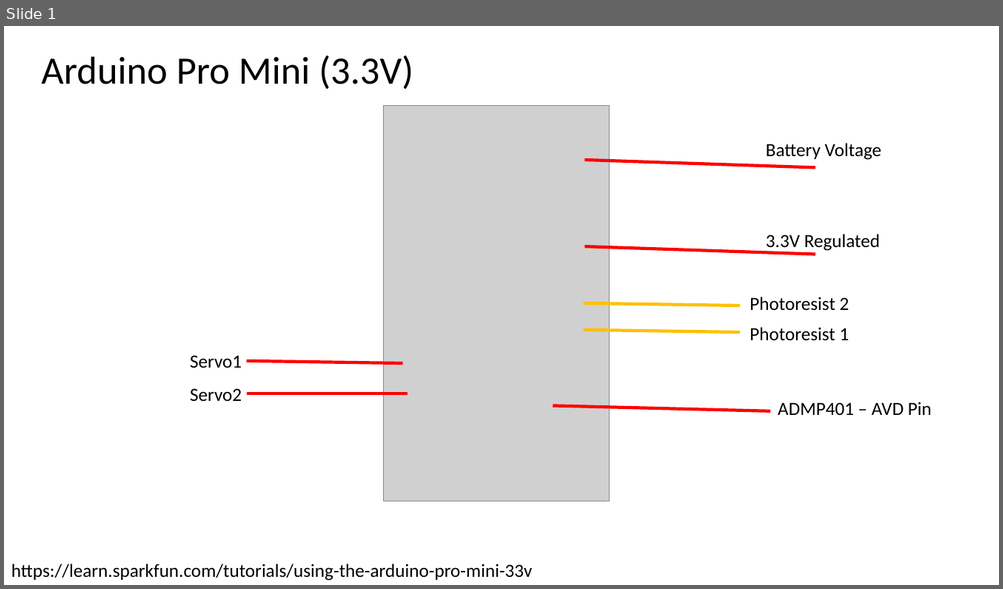
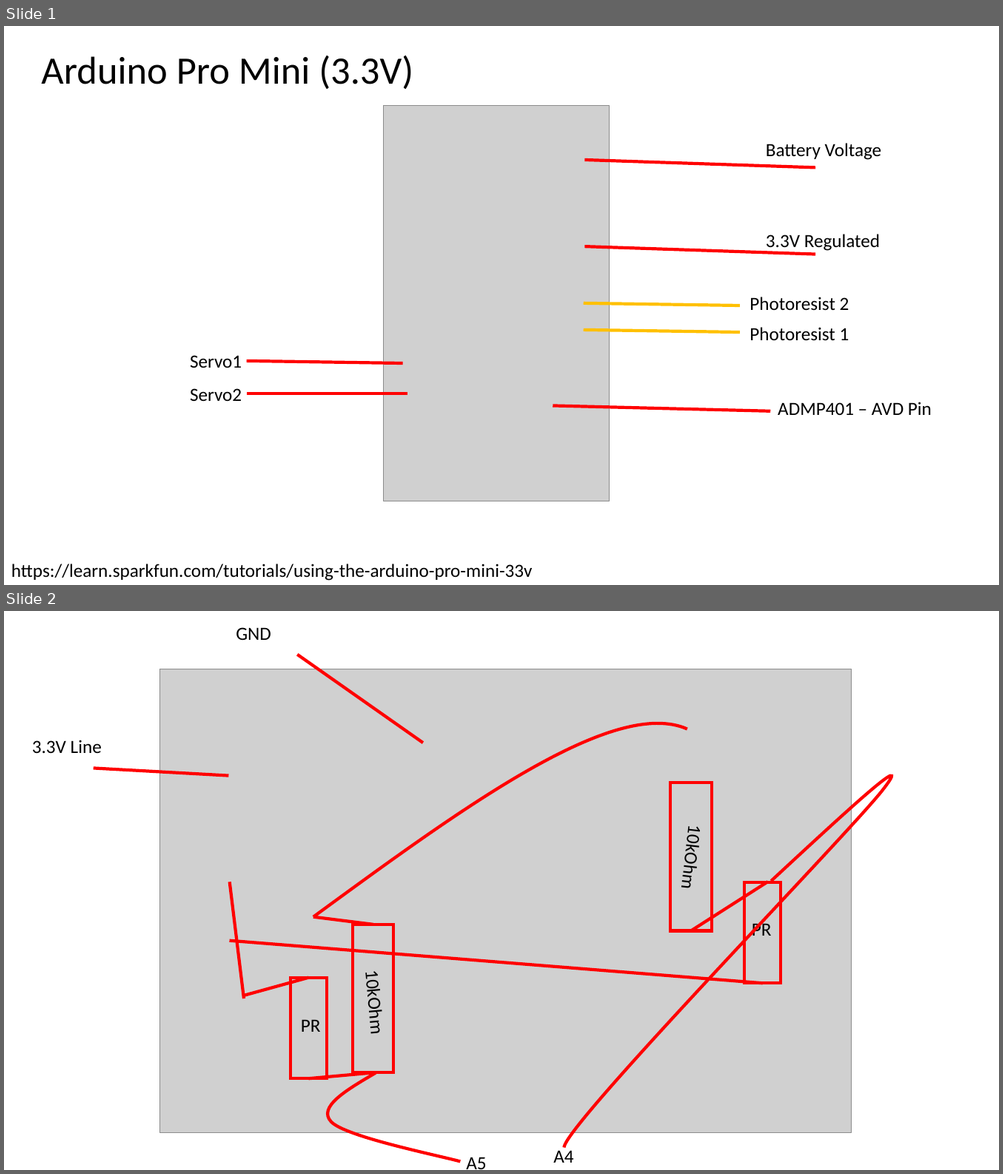
Before and after one commit to wsavoie/ArduinoSmarticle, a slide deck: docs/wiring.pptx. Shown one above the other, each under a label of ours: slide 1 before the commit, slides 1 and 2 after it. The pictures are 1003x589 and 1003x1174 pixels, drawn with LibreOffice and Linux fonts; fonts in the diff are those of the drawing; grey boxes stand for pictures. Boxes give left, top, right and bottom in pixels: in the first picture for what was removed or moved away, otherwise in the second. Text is boxed around its words. In the diff, an @@ line names an element or a change of style, - is before the commit and + after.

```diff
--- a/docs/wiring.pptx
+++ b/docs/wiring.pptx
@@ slide 2 added at (4,611,999,1170), background #FFFFFF @@
@@ text added at (236,627,271,640), 18 pt, text #000000 @@
+GND
@@ line added from (423, 743) to (297, 654), #FF0000 3 pt @@
@@ picture added at (160,669,851,1133) @@
@@ text added at (32,740,102,753), 18 pt, text #000000 @@
+3.3V Line
@@ freeform shape added at (313,723,688,917), outline #FF0000 3 pt @@
@@ line added from (228, 776) to (94, 769), #FF0000 3 pt @@
@@ freeform shape added at (563,776,891,1148), outline #FF0000 3 pt @@
@@ rectangle added at (670,783,711,931), outline #FF0000 3 pt @@
@@ text added at (677,831,706,887), 18 pt, text #000000 @@
+10kOhm
@@ line added from (244, 999) to (229, 882), #FF0000 3 pt @@
@@ line added from (768, 882) to (691, 931), #FF0000 3 pt @@
@@ rectangle added at (744,883,781,983), outline #FF0000 3 pt @@
@@ line added from (373, 924) to (313, 917), #FF0000 3 pt @@
@@ text added at (751,921,771,936), 18 pt, text #000000 @@
+PR
@@ line added from (762, 983) to (229, 941), #FF0000 3 pt @@
@@ rectangle added at (353,924,393,1073), outline #FF0000 3 pt @@
@@ line added from (373, 924) to (373, 924), #5B9BD5 0.5 pt @@
@@ line added from (308, 978) to (244, 996), #FF0000 3 pt @@
@@ rectangle added at (290,978,327,1079), outline #FF0000 3 pt @@
@@ text added at (360,977,387,1034), 18 pt, text #000000 @@
+10kOhm
@@ text added at (301,1020,321,1032), 18 pt, text #000000 @@
+PR
@@ line added from (373, 1073) to (308, 1079), #FF0000 3 pt @@
@@ freeform shape added at (328,1073,461,1162), outline #FF0000 3 pt @@
@@ text added at (466,1157,486,1170), 18 pt, text #000000 @@
+A5
@@ text added at (553,1150,573,1163), 18 pt, text #000000 @@
+A4
```
Also in this commit, not shown: 1 other slide added, 1 other file.
